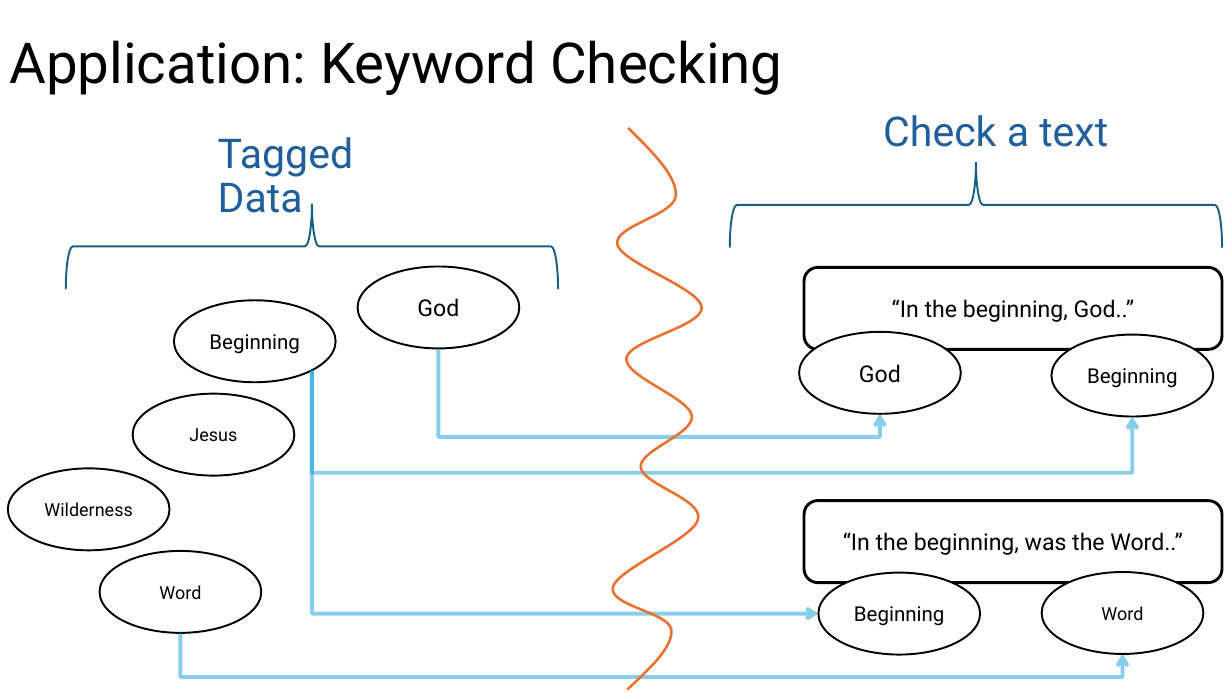
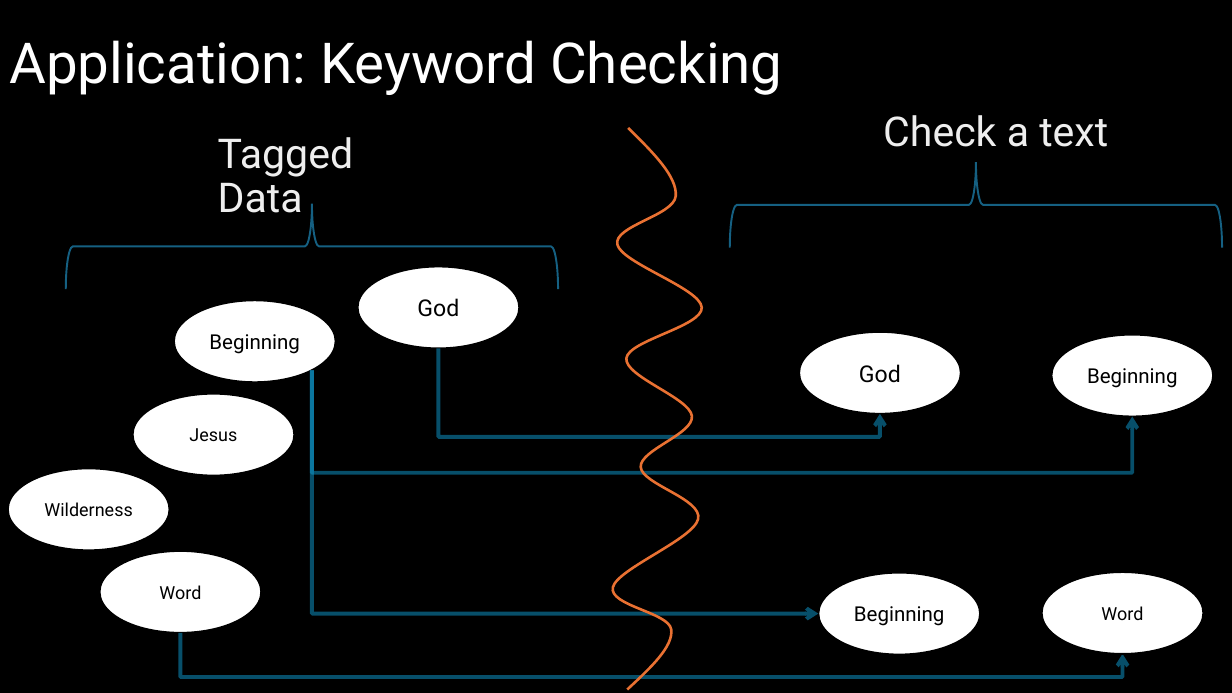
Before and after one commit to PENNET-dev/hackathon-uW-2024, a slide deck: slide 14 of Hackathon Presentation.pptx (slide 12 before the commit). Drawn at 1232x693 pixels with LibreOffice and Linux fonts; fonts in the diff are those of the drawing. Boxes give left, top, right and bottom in pixels: in the first picture for what was removed or moved away, otherwise in the second. Text is boxed around its words. In the diff, an @@ line names an element or a change of style, - is before the commit and + after.

```diff
--- a/Hackathon Presentation.pptx
+++ b/Hackathon Presentation.pptx
@@ background #FFFFFF to #000000 @@
@@ title "Application: Keyword Checking" at (9,40,782,95): text colour #000000 to #FFFFFF @@
@@ text "Check a text" at (883,115,1108,147): text colour #215F9A to #EEEEEE @@
@@ text "Tagged Data" at (218,137,354,213): text colour #215F9A to #EEEEEE @@
@@ text in rounded rectangle at (892,299,1134,322): text removed @@
-“In the beginning, God..”
@@ text in rounded rectangle at (843,532,1182,555): text removed @@
-“In the beginning, was the Word..”
```
Also in this commit, not shown: 11 other slides changed, 4 slides added, 7 other files.
